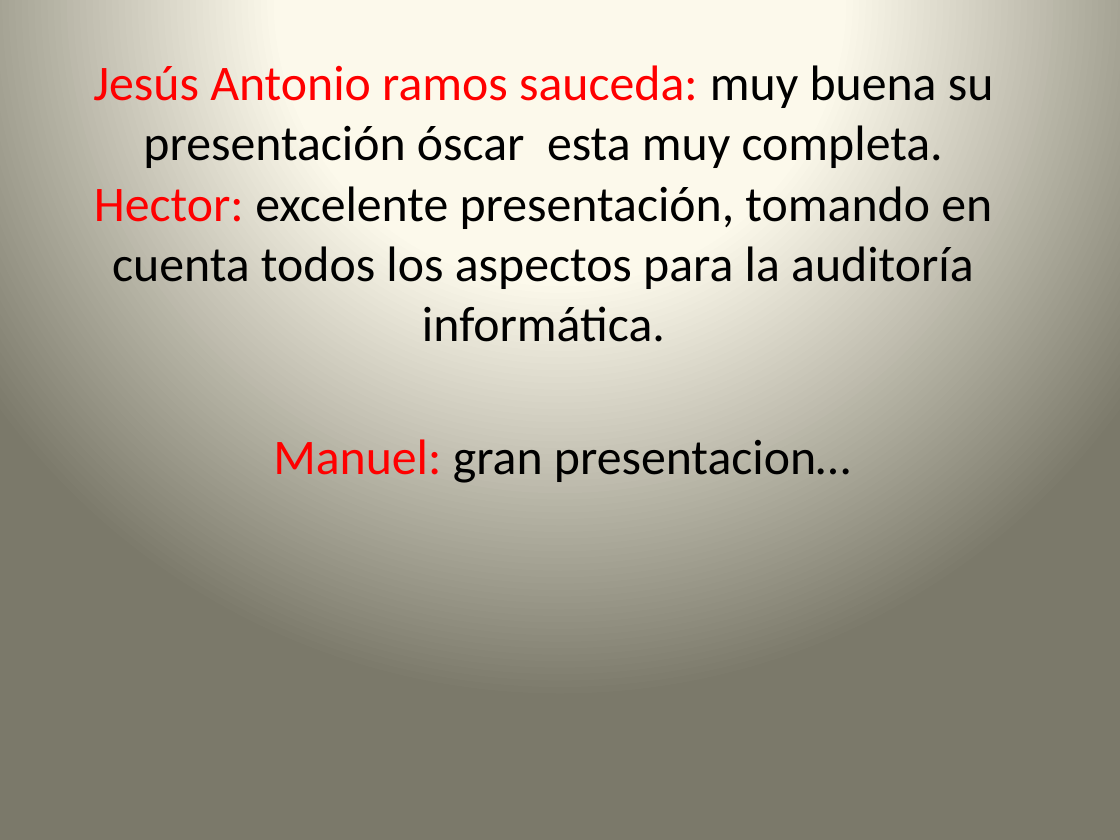
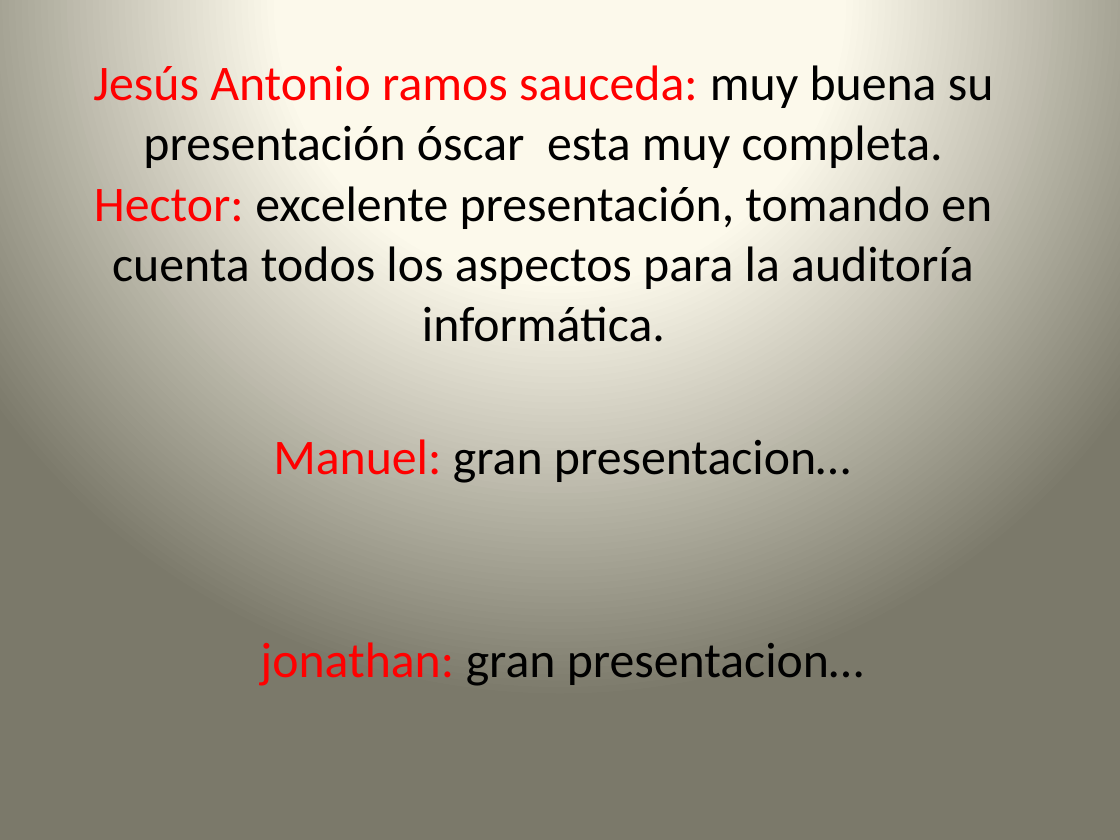
Before and after one commit to lc850/auditoria, a slide deck: slide 11 of OSCAR.pptx. Drawn at 1120x840 pixels with LibreOffice and Linux fonts; fonts in the diff are those of the drawing. Boxes give left, top, right and bottom in pixels: in the first picture for what was removed or moved away, otherwise in the second. Text is boxed around its words. In the diff, an @@ line names an element or a change of style, - is before the commit and + after.

Commit message:
quinto comentario

```diff
--- a/OSCAR.pptx
+++ b/OSCAR.pptx
@@ text added at <box>260,642,864,686</box>, 32 pt, text #000000 @@
+jonathan: gran presentacion…
```
